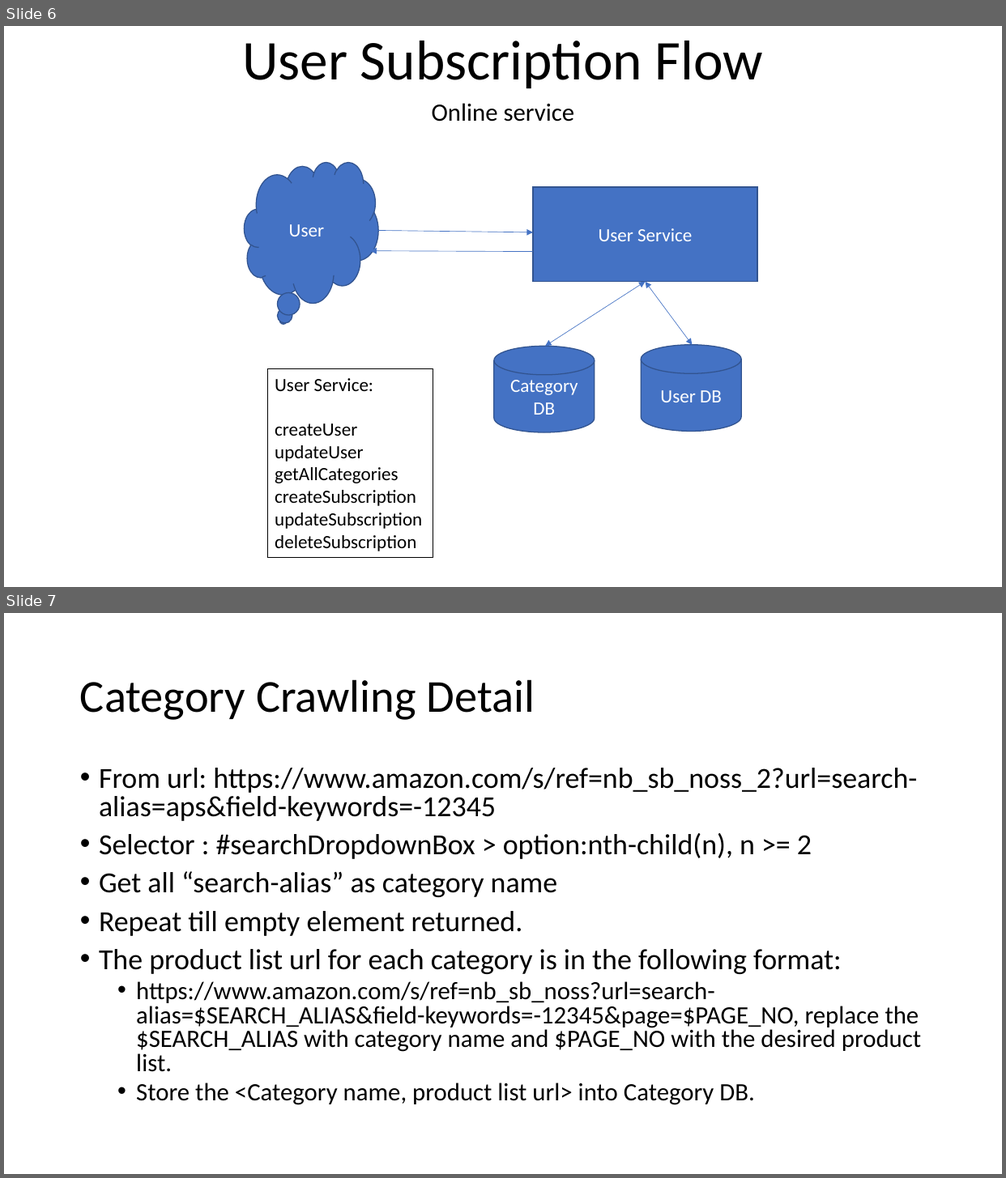
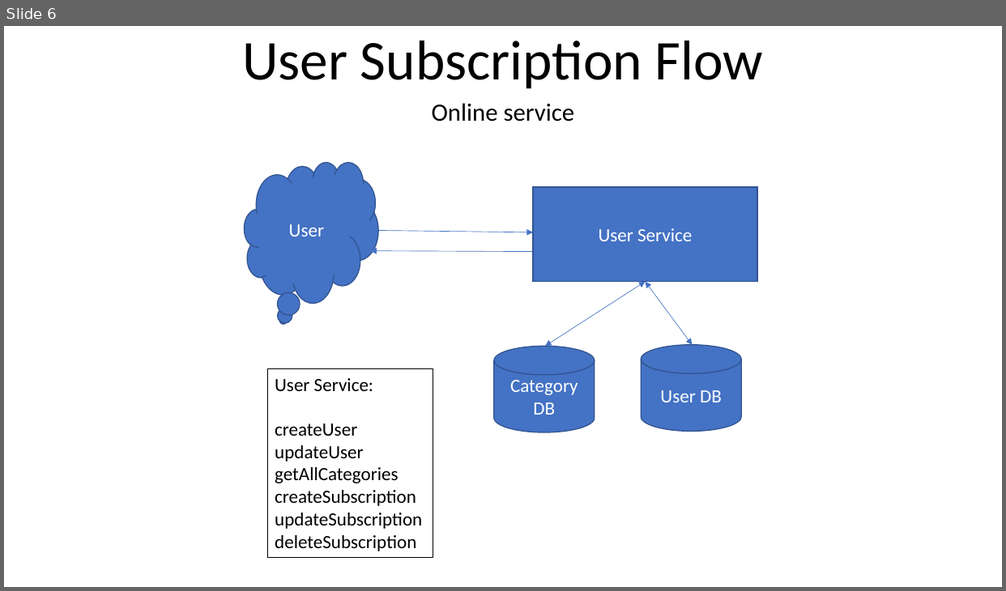
Before and after one commit to youhusky/price-monitoring-system, a slide deck: PriceMonitoringDesign.pptx. Shown one above the other, each under a label of ours: slides 6 and 7 before the commit, slide 6 after it. The pictures are 1006x1178 and 1006x591 pixels, drawn with LibreOffice and Linux fonts; fonts in the diff are those of the drawing. Boxes give left, top, right and bottom in pixels: in the first picture for what was removed or moved away, otherwise in the second. Text is boxed around its words. In the diff, an @@ line names an element or a change of style, - is before the commit and + after.

```diff
--- a/PriceMonitoringDesign.pptx
+++ b/PriceMonitoringDesign.pptx
@@ slide 7 removed at box(4, 613, 1002, 1174), background #FFFFFF @@
@@ title removed at box(80, 679, 535, 720) @@
-Category Crawling Detail
@@ text removed at box(99, 768, 921, 1105) @@
-• From url: https://www.amazon.com/s/ref=nb_sb_noss_2?url=search-alias=aps&field-keywords=-12345
-• Selector : #searchDropdownBox > option:nth-child(n), n >= 2
-• Get all “search-alias” as category name
-• Repeat till empty element returned.
-• The product list url for each category is in the following format:
-  • https://www.amazon.com/s/ref=nb_sb_noss?url=search-alias=$SEARCH_ALIAS&field-keywords=-12345&page=$PAGE_NO, replace the $SEARCH_ALIAS with category name and $PAGE_NO with the desired product list.
-  • Store the <Category name, product list url> into Category DB.
```
Also in this commit, not shown: 1 other slide removed.
